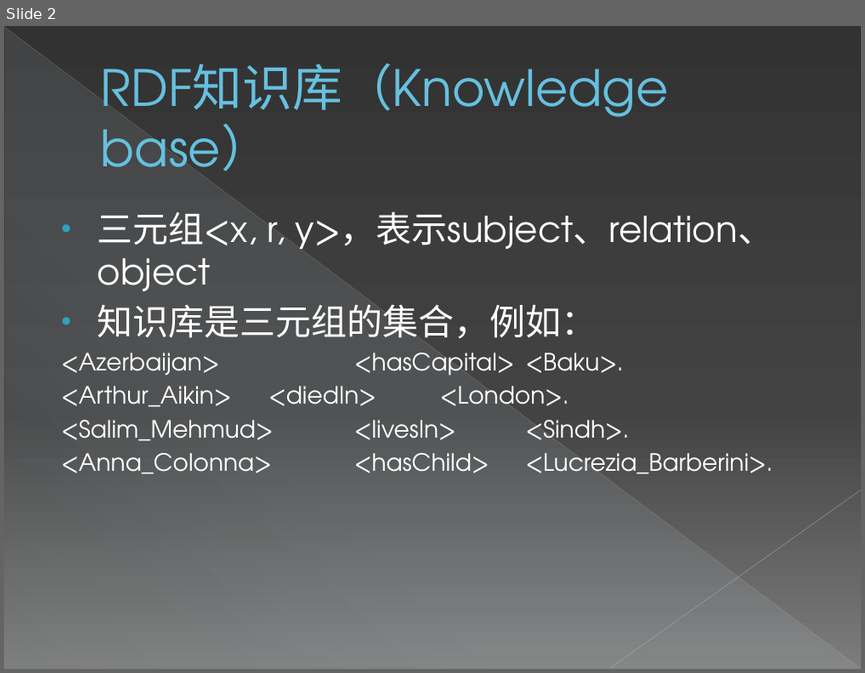
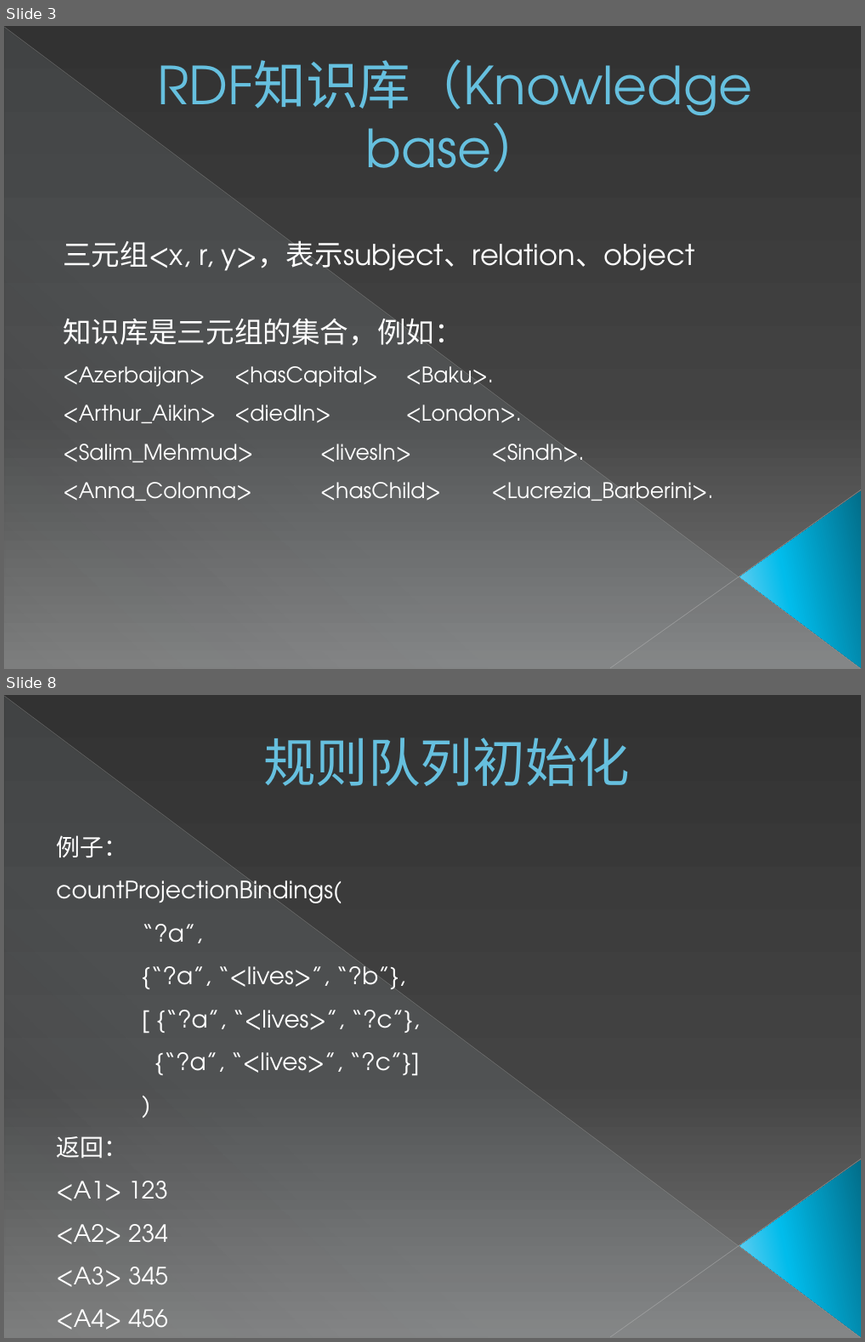
Before and after one commit to zxlzr/RuleMiner, a slide deck: 毕设答辩.pptx. Shown one above the other, each under a label of ours: slide 2 before the commit, slides 3 and 8 after it; the slides between them are not shown. The pictures are 865x673 and 865x1342 pixels, drawn with LibreOffice and Linux fonts; fonts in the diff are those of the drawing. Boxes give left, top, right and bottom in pixels: in the first picture for what was removed or moved away, otherwise in the second. Text is boxed around its words. In the diff, an @@ line names an element or a change of style, - is before the commit and + after.

```diff
--- a/毕设答辩.pptx
+++ b/毕设答辩.pptx
@@ slide 8 added at [4, 695, 861, 1338], background gradient #333333 to #444444 to #7D7D7D; not listed: 4 template elements that a slide beside it also shows @@
@@ text added at [263, 737, 630, 786], 44 pt, text #66C0E0 @@
+规则队列初始化
@@ text added at [56, 835, 419, 1329], 20 pt, text #FFFFFF @@
+例子：
+countProjectionBindings(
+“?a”,
+{“?a”, “<lives>”, “?b”},
+[ {“?a”, “<lives>”, “?c”},
+{“?a”, “<lives>”, “?c”}]
+)
+返回：
+<A1> 123
+<A2> 234
+<A3> 345
+<A4> 456
@@ what was slide 2 is now slide 3 @@
@@ slide 3 changed as well @@
@@ text "RDF知识库（Knowledge base）" at [157, 59, 752, 172]: size 42 to 44 pt; alignment left to centre; vertical alignment middle to bottom @@
@@ text "三元组<x, r, y>，表示subject、relation、object": place and size @@
-text "三元组<x, r, y>，表示subject、relation、object" at [61, 211, 773, 474]
+text "三元组<x, r, y>，表示subject、relation、object" at [63, 240, 713, 500]
@@ text "三元组<x, r, y>，表示subject、relation、object" at [63, 240, 713, 500]: size 30 to 24 pt in "三元组<x, r, y>，表示subject、relation、object", "知识库是三元组的集合，例如："; size 20 to 18 pt in "<Azerbaijan> <hasCapital> <Baku>.", "<Arthur_Aikin> <diedIn> <London>.", "<Salim_Mehmud> <livesIn> <Sindh>.", "<Anna_Colonna> <hasChild> <Lucrezia_Barberini>."; bullet • to none; less space between paragraphs; line spacing 1 to 1.5; indent changed @@
@@ triangle added at [739, 491, 861, 668], fill gradient #036E89 to #01BCEB to #7CD1F2 @@
```
Also in this commit, not shown: 3 other slides changed, 18 other slides added.
